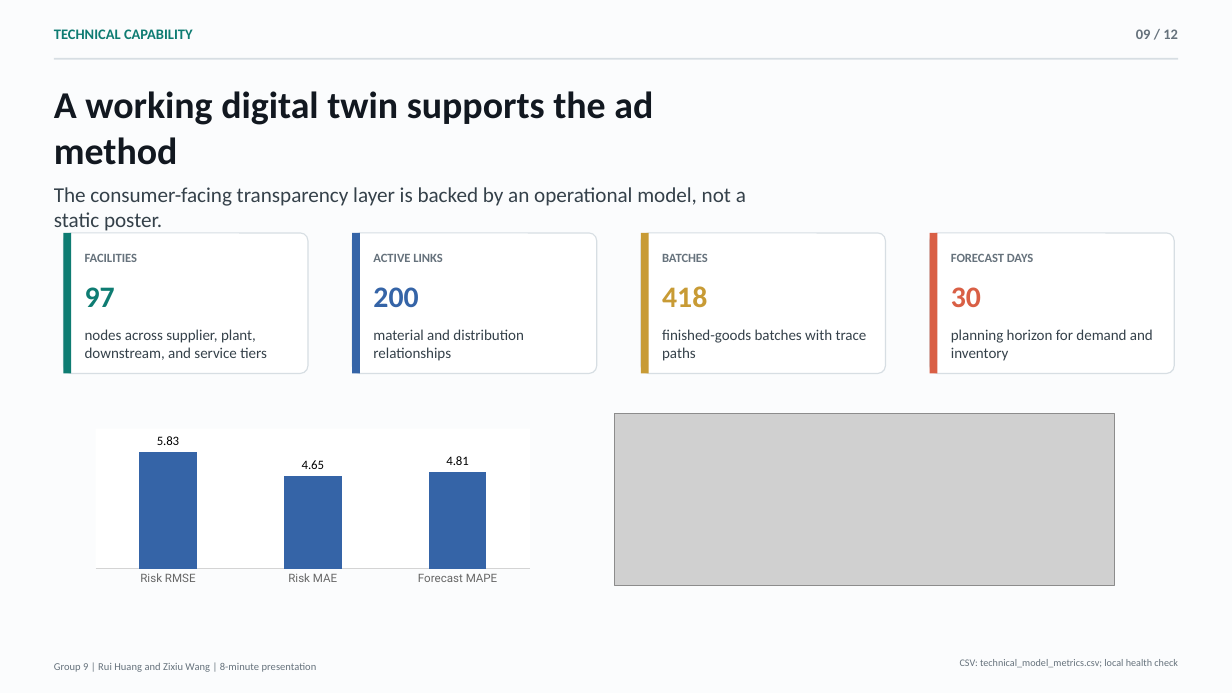
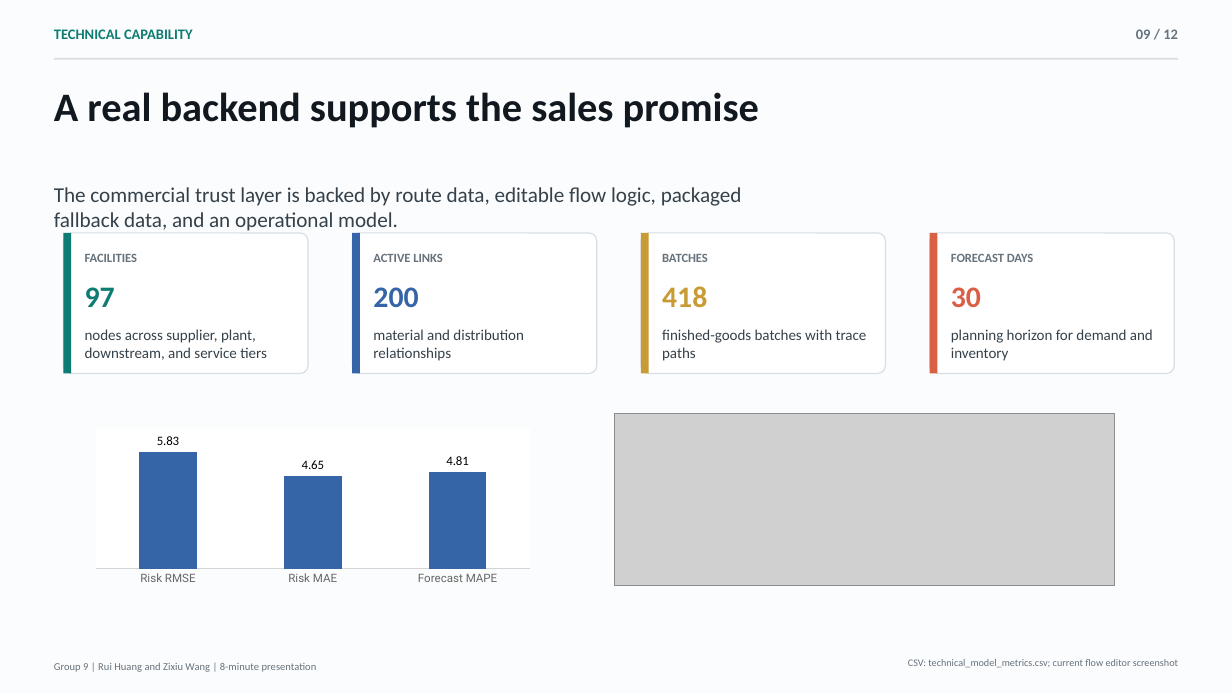
Before and after one commit to 3351666087/Oasis-Finder, a slide deck: slide 9 of outputs/oasis-finder-group9-ent105tc-rebuild-v2/output.pptx. Drawn at 1232x693 pixels with LibreOffice and Linux fonts; fonts in the diff are those of the drawing; grey boxes stand for pictures. Boxes give left, top, right and bottom in pixels: in the first picture for what was removed or moved away, otherwise in the second. Text is boxed around its words. In the diff, an @@ line names an element or a change of style, - is before the commit and + after.

Commit message:
Refresh commercial deck and packaged demo fallback

```diff
--- a/outputs/oasis-finder-group9-ent105tc-rebuild-v2/output.pptx
+++ b/outputs/oasis-finder-group9-ent105tc-rebuild-v2/output.pptx
@@ text at (54, 92, 759, 128): text changed; size 29.5 to 31.5 pt @@
-A working digital twin supports the ad method
+A real backend supports the sales promise
@@ text at (54, 187, 742, 233): text changed @@
-The consumer-facing transparency layer is backed by an operational model, not a static poster.
+The commercial trust layer is backed by route data, editable flow logic, packaged fallback data, and an operational model.
@@ text at (908, 659, 1178, 668): text changed @@
-CSV: technical_model_metrics.csv; local health check
+CSV: technical_model_metrics.csv; current flow editor screenshot
```
Also in this commit, not shown: 2 other slides changed, 3 slides added, 3 slides removed, 6 other files.
